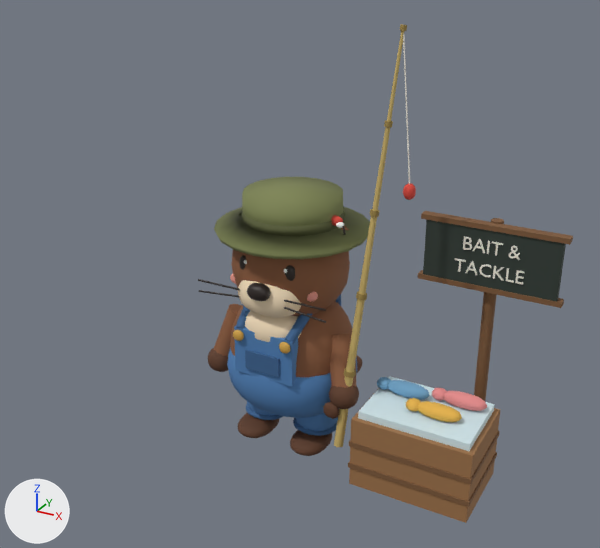
An edit to the glTF model client/public/models/barnaby.glb, drawn before and after from the same camera.
One viewpoint serves both versions: a 50 mm camera at (1.5, -2.67, 2.08) aimed at (0.01, 0.06, 0.72). The lights are fixed; the arrows at lower left show +X, +Y and +Z. The older version comes first. Where no turn or scale is listed for an object, it has been applied to the vertices.

In view in the first picture: 'Barnaby_ArmL', 'Barnaby_ArmR', 'Barnaby_Body', 'Barnaby_Head', 'Barnaby_Stall' and 1 more.
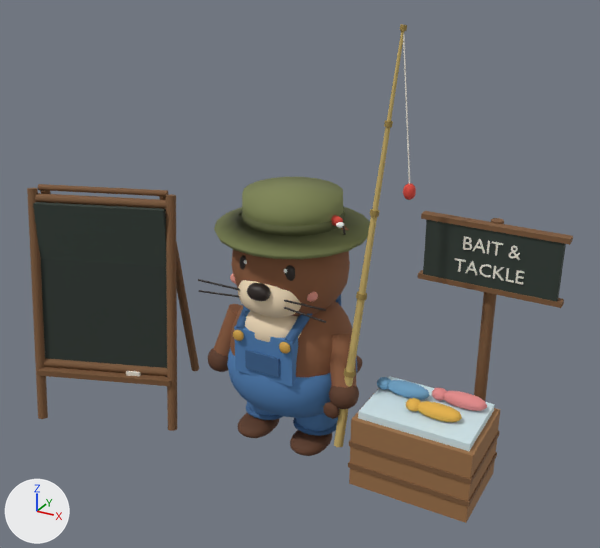
The change, as JSON lines over the scene's bpy script:
```json
{"op": "add", "block": "mat_bn_chalkface", "code": ["mat_bn_chalkface = principled_material('BN_ChalkFace')", "mat_bn_chalkface.base_color = (0.0194, 0.0296, 0.0232)  # dark grey #26302a", "mat_bn_chalkface.roughness = 0.82"]}
{"op": "add", "block": "me_chalkboard_framemesh", "code": ["me_chalkboard_framemesh = bpy.data.meshes.new('Chalkboard_FrameMesh')", "me_chalkboard_framemesh.from_pydata(...)  # 132 vertices, 224 faces; spans x -0.386..0.358, y -0.276..0.445, z -0.006..1.024", "# faces by material slot: [200, 12, 12]", "me_chalkboard_framemesh.materials.append(mat_bn_cratedark)  # brown #7c5838", "me_chalkboard_framemesh.materials.append(mat_bn_board)  # dark grey #2f3a33", "me_chalkboard_framemesh.materials.append(mat_bn_chalk)  # white #f2eee2"]}
{"op": "add", "block": "me_chalkboard_facemesh", "code": ["me_chalkboard_facemesh = bpy.data.meshes.new('Chalkboard_FaceMesh')", "me_chalkboard_facemesh.from_pydata([(-0.227, -0.195, 0.27), (0.299, -0.003, 0.27), (0.258, 0.11, 0.95), (-0.268, -0.082, 0.95)], [], [(0, 1, 2), (0, 2, 3)])", "me_chalkboard_facemesh.materials.append(mat_bn_chalkface)  # dark grey #26302a"]}
{"op": "add", "block": "ob_chalkboard_frame", "code": ["ob_chalkboard_frame = bpy.data.objects.new('Chalkboard_Frame', me_chalkboard_framemesh)", "ob_chalkboard_frame.location = (-0.8, -0.2, 0.0)"]}
{"op": "add", "block": "ob_chalkboard_face", "code": ["ob_chalkboard_face = bpy.data.objects.new('Chalkboard_Face', me_chalkboard_facemesh)", "ob_chalkboard_face.location = (-0.8, -0.2, 0.0)"]}
```

What differs and where, as boxes (x1, y1, x2, y2) in the pictures (600 x 548 px):
```json
{"object": "Chalkboard_Frame", "change": "added", "after": [27, 184, 199, 431], "faces in mat_bn_cratedark (brown #7c5838)": [27, 184, 199, 431], "faces in mat_bn_board (dark grey #2f3a33)": [33, 202, 166, 266]}
{"object": "Chalkboard_Face", "change": "added", "after": [41, 210, 167, 368]}
```
